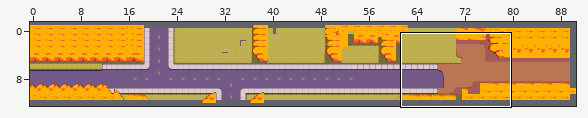
Tiled map, stored at raw/deltarune/deltarune_ch1/room_town_north.tmx. Above: a wide view before the commit, with the close-up outlined.
Close-up. Old version:
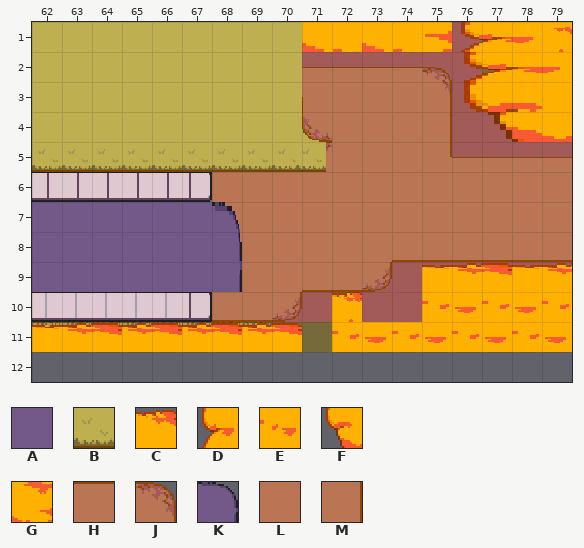
Cells are 20x20 px. Shown: x 62..79, y 1..12. The commit also changed other parts of the map, which this record leaves out.
Key: from "bg_towntiles": A 11, B 64, C 126, D 135, E 137, F 145, G 181, H 231, J 232, K 235, L 241, M 242.
Objects are placed by their top-left corner, in cells (3,4 is the top-left corner of cell 3,4); size is 1x1 cell unless given.
Layers that did not change in this view are not listed.
Objects on layer "depth_1000000_free_1" before:
A at 63,7 size 1x3
A at 65,7 size 1x3
Objects on layer "depth_1000000_free_3" before:
G at 71,0 size 3x2
G at 73,0 size 3x2
D at 76,1 size 3x1
D at 76,2 size 4x1
H at 74,2.5
H at 73,2.5
H at 72,2.5
H at 71,2.5
J at 75,2.5
M at 75,3.5
F at 76,3 size 4x2
M at 75,4.5
L at 72,4.5
L at 72,4.5
B at 70.8,5
H at 76,5.5
H at 77,5.5
H at 78,5.5
H at 79,5.5
K at 68,7 size 1x3
Objects on layer "depth_5000_tiles" before:
C at 75,9 size 3x1
C at 78,9 size 3x1
E at 75,10 size 2x1
E at 77,10 size 2x1
E at 79,10 size 2x1
E at 72,11 size 2x1
E at 74,11 size 2x1
E at 76,11 size 2x1
E at 78,11 size 2x1
C at 68,11 size 3x1
C at 66,11 size 3x1
C at 64,11 size 3x1
C at 62,11 size 3x1
And afterwards:
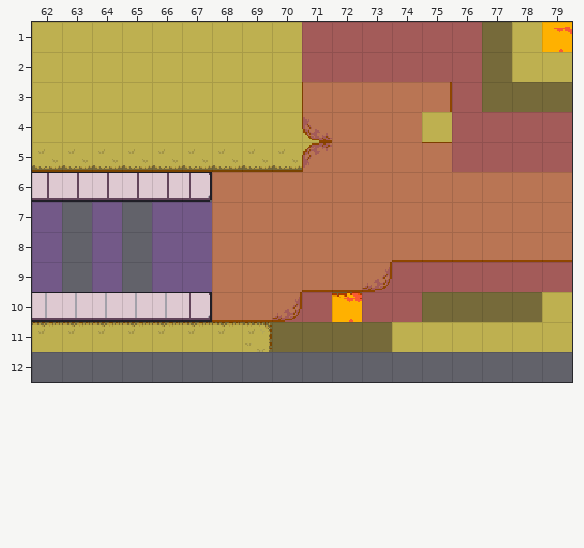
The exact change:
Layer "depth_1000000_free_1":
removed: A at 63,7 size 1x3
removed: A at 65,7 size 1x3
Layer "depth_1000000_free_3":
removed: G at 71,0 size 3x2
removed: G at 73,0 size 3x2
removed: D at 76,1 size 3x1
removed: D at 76,2 size 4x1
removed: H at 74,2.5
removed: H at 73,2.5
removed: H at 72,2.5
removed: H at 71,2.5
removed: J at 75,2.5
removed: M at 75,3.5
removed: F at 76,3 size 4x2
removed: M at 75,4.5
removed: B at 70.8,5
removed: H at 76,5.5
removed: H at 77,5.5
removed: H at 78,5.5
removed: H at 79,5.5
removed: K at 68,7 size 1x3
Layer "depth_5000_tiles" (removed):
removed: C at 75,9 size 3x1
removed: C at 78,9 size 3x1
removed: E at 75,10 size 2x1
removed: E at 77,10 size 2x1
removed: E at 79,10 size 2x1
removed: E at 72,11 size 2x1
removed: E at 74,11 size 2x1
removed: E at 76,11 size 2x1
removed: E at 78,11 size 2x1
removed: C at 68,11 size 3x1
removed: C at 66,11 size 3x1
removed: C at 64,11 size 3x1
removed: C at 62,11 size 3x1
